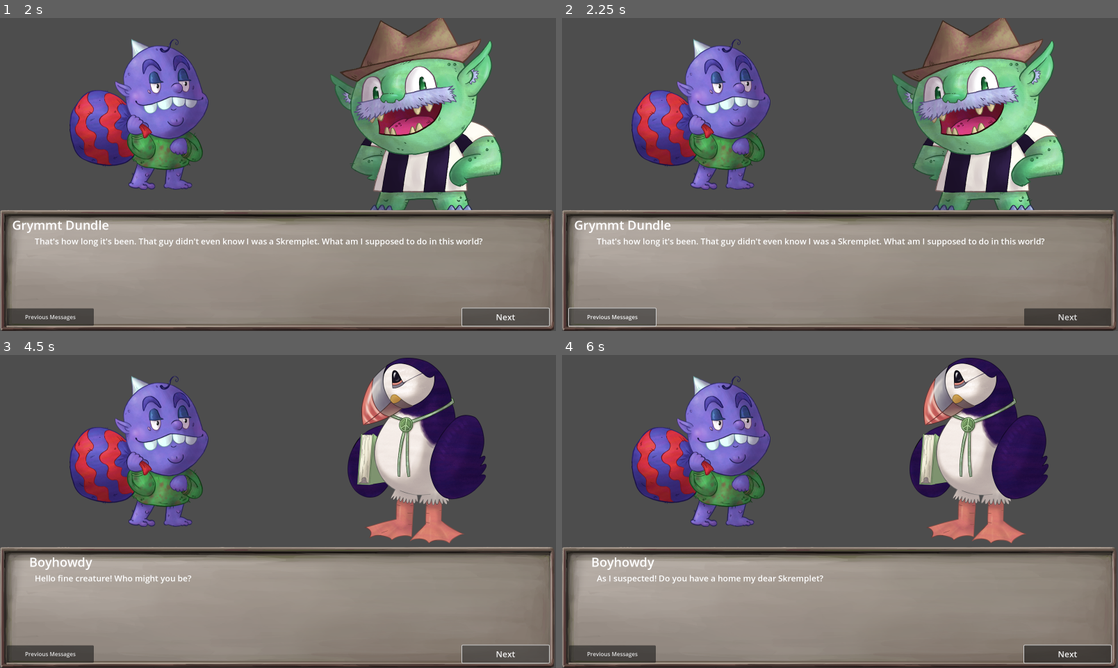
Above: before the commit, frames 1-4 (two rows, left to right).
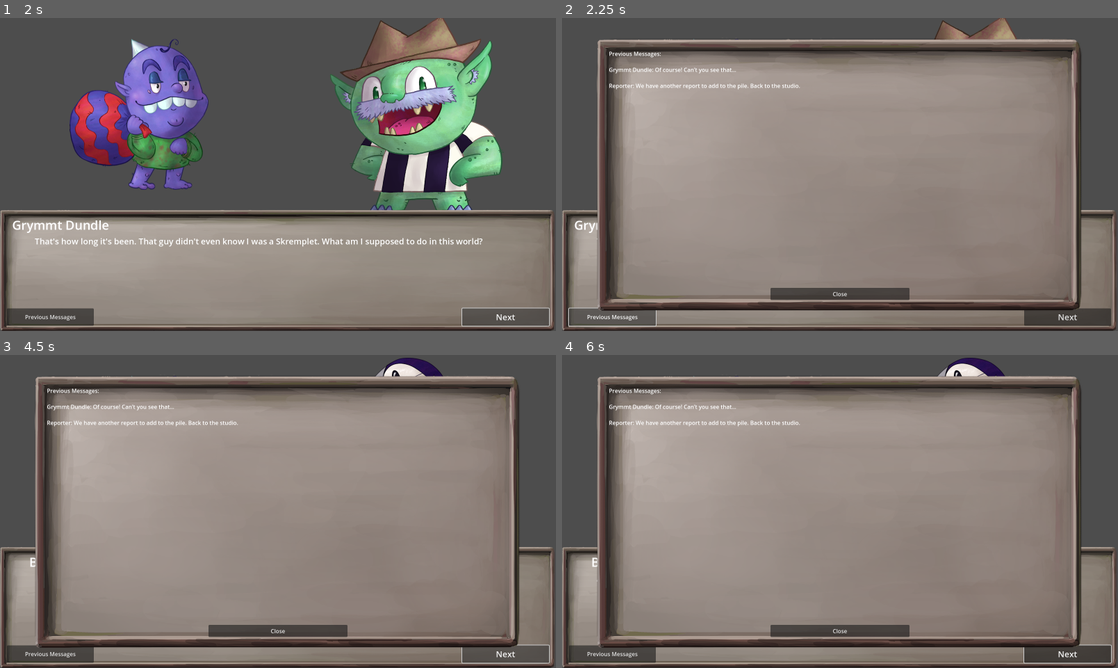
Above: after the commit, the same moments.

Repository: VincentBorchardt/Skremplets-Puzzle-Game-RPJ-2025
Game: Godot game, scene res://scenes/cutscenes/intro/intro_cutscene_yes.tscn
Same seed, same stepped clock (60 frames per second), same inputs: the game is played once before the commit and once after it. This scene is started directly instead of the project's main scene.
Inputs (mouse positions are in pixels of both pictures, inside the frame that each line leads up to):
- Up to frame 1 (2 s): click "Next" at 0.5 s; click "Next" at 1.25 s
- Up to frame 2 (2.25 s): click "Previous Messages" at 2 s
- Up to frame 3 (4.5 s): click "Previous Messages" at 2.75 s; click "Previous Messages" at 3.5 s; click "Next" at 4.25 s
- Up to frame 4 (6 s): tap Enter at 5 s; move the mouse to (962, 495) at 5.02 s; click (962, 495) at 5.17 s; tap Space at 5.75 s; move the mouse to (728, 527) at 5.77 s; click (728, 527) at 5.92 s

Frame 1 is identical in both runs. In frame 2, 55% of the frame differs, in the area x 6-94%, y 6-94%; in frame 3, 54%; in frame 4, 54%.
Error before the commit: Invalid access to property or key 'person_name' on a base object of type 'Resource (Character)'. (res://scripts/cutscenes/cutscene_ui.gd:38)

Commit message:
Lots of level setup prep
Made the function that sets up a level (and actually finished the story side), and also put all the pieces into a different global than Inventory to group things better.

Diff:
--- a/project.godot
+++ b/project.godot
@@ -18,6 +18,7 @@
 [autoload]
 
 Inventory="*res://scripts/inventory.gd"
+Pieces="*res://scripts/pieces_container.gd"
 
 [display]
 
--- a/resources/level_infos/test_scene_1.tres
+++ b/resources/level_infos/test_scene_1.tres
@@ -13,4 +13,5 @@
 piece_storage = Array[ExtResource("1_onvs2")]([ExtResource("2_id18k"), ExtResource("3_7fgvj"), ExtResource("4_y1aj6")])
 player_1_character = ExtResource("5_m563b")
 player_2_character = ExtResource("6_3yay7")
+is_story = false
 metadata/_custom_type_script = "uid://bdugcqlbg74xx"
--- a/resources/level_infos/test_scene_2.tres
+++ b/resources/level_infos/test_scene_2.tres
@@ -18,4 +18,5 @@
 piece_storage = Array[ExtResource("1_ifvr7")]([ExtResource("2_wqh0b"), ExtResource("3_mllih"), ExtResource("4_mgp0e"), ExtResource("5_cijvp"), ExtResource("6_o0p7h"), ExtResource("7_0n25p"), ExtResource("8_xxyvf"), ExtResource("9_mllih")])
 player_1_character = ExtResource("9_bsxux")
 player_2_character = ExtResource("10_el0po")
+is_story = false
 metadata/_custom_type_script = "uid://bdugcqlbg74xx"
--- a/resources/level_infos/test_scene_3.tres
+++ b/resources/level_infos/test_scene_3.tres
@@ -18,4 +18,5 @@
 piece_storage = Array[ExtResource("1_pyiyf")]([ExtResource("2_aoko6"), ExtResource("3_owt3p"), ExtResource("4_5frtk"), ExtResource("5_33ivk"), ExtResource("6_ycu52"), ExtResource("7_3xxlc"), ExtResource("8_mw0mv"), ExtResource("9_83mmo")])
 player_1_character = ExtResource("10_pyiyf")
 player_2_character = ExtResource("10_poq8f")
+is_story = false
 metadata/_custom_type_script = "uid://bdugcqlbg74xx"
--- a/scenes/cutscenes/cutscene_ui.tscn
+++ b/scenes/cutscenes/cutscene_ui.tscn
@@ -37,16 +37,16 @@
 texture = ExtResource("3_8n7pk")
 
 [node name="PreviousMessagesLabel" type="RichTextLabel" parent="PreviousMessagesPopup"]
-offset_left = 25.0
-offset_top = 25.0
-offset_right = 1375.0
-offset_bottom = 675.0
+offset_left = 35.0
+offset_top = 35.0
+offset_right = 1365.0
+offset_bottom = 665.0
 
 [node name="ClosePopupButton" type="Button" parent="PreviousMessagesPopup"]
 offset_left = 500.0
-offset_top = 732.0
+offset_top = 720.0
 offset_right = 900.0
-offset_bottom = 763.0
+offset_bottom = 755.0
 text = "Close"
 
 [connection signal="get_new_message" from="CutsceneMessageArea" to="." method="_on_cutscene_message_area_get_new_message"]
--- a/scenes/cutscenes/intro/intro_cutscene_warehouse.tscn
+++ b/scenes/cutscenes/intro/intro_cutscene_warehouse.tscn
@@ -1,7 +1,7 @@
 [gd_scene load_steps=12 format=3 uid="uid://cc3pu3y4yujb6"]
 
 [ext_resource type="Script" uid="uid://t8w2v1em8t33" path="res://scripts/cutscenes/cutscene.gd" id="1_kiwyq"]
-[ext_resource type="PackedScene" uid="uid://dnnsvntyopdo0" path="res://scenes/cutscenes/intro/generic_pregame.tscn" id="2_7x20x"]
+[ext_resource type="PackedScene" uid="uid://dnnsvntyopdo0" path="res://scenes/cutscenes/generic_pregame.tscn" id="2_7x20x"]
 [ext_resource type="Script" uid="uid://dnhu6g07egmm" path="res://scripts/cutscenes/message_queue.gd" id="2_8fgom"]
 [ext_resource type="Script" uid="uid://bq7h7sx2xfral" path="res://scripts/cutscenes/message.gd" id="3_2fnej"]
 [ext_resource type="PackedScene" uid="uid://hgb21nwch34j" path="res://scenes/cutscenes/cutscene_ui.tscn" id="3_k5wu6"]
--- a/scripts/cutscenes/cutscene_message_area.gd
+++ b/scripts/cutscenes/cutscene_message_area.gd
@@ -15,7 +15,6 @@
 	# the signal itself is fine
 	get_new_message.emit()
 
-# TODO Introduce the "Player" character special case (have it pull from Inventory)
 func display_new_message(message):
 	if current_message != null:
 		previous_messages.append(current_message)
--- a/scripts/cutscenes/cutscene_ui.gd
+++ b/scripts/cutscenes/cutscene_ui.gd
@@ -18,7 +18,6 @@
 func _on_cutscene_message_area_get_new_message():
 	get_new_message.emit()
 
-# TODO Introduce the "Player" character special case (have it pull from Inventory)
 # TODO find a way to have a "default" character image (without an extra dialog)
 func display_new_message(message):
 	#var picture
@@ -35,7 +34,7 @@
 func _on_cutscene_message_area_show_previous_messages(messages):
 	var message_string = "Previous Messages: \n \n"
 	for entry in messages:
-		message_string += entry.speaker.person_name + ": " + entry.message + "\n \n"
+		message_string += entry.speaker.name + ": " + entry.message + "\n \n"
 	previous_messages_label.text = message_string
 	previous_messages_popup.visible = true
 
--- a/scripts/inventory.gd
+++ b/scripts/inventory.gd
@@ -21,12 +21,29 @@
 Let’s meet our next competitors!"]
 
 var current_level_intro
+var tournament_rounds = 2
+
+# TODO move Type and PowerUpType to PiecesContainer; they make sense there
+enum Player {PLAYER_1, PLAYER_2, UNOWNED}
+enum AIPickingPattern {RANDOM, MOST, BIGGEST}
+enum AIPlacementPattern {RANDOM_MATCHING, ANTI_GARBAGE}
 
 func _ready() -> void:
 	current_level_intro = level_intros[current_level_number]
 
-enum Player {PLAYER_1, PLAYER_2, UNOWNED}
-enum Type {RED, BLUE, YELLOW, GREEN, PURPLE, GARBAGE, POWERUP, WILD, NONE}
-enum PowerUpType {NONE, GRYMMT, ORCHK_TWO, ORCHK_ONE, PASTORICHE}
-enum AIPickingPattern {RANDOM, MOST, BIGGEST}
-enum AIPlacementPattern {RANDOM_MATCHING, ANTI_GARBAGE}
+func set_up_story_level():
+	# Advance the level counter in the end-of-level before calling this
+	if current_level_number < tournament_rounds:
+		possible_opponents.remove(player_character)
+		var opp_index = randi() % possible_opponents.size()
+		opponent_character = possible_opponents[opp_index]
+		possible_opponents.remove(opponent_character)
+		var pieces = Pieces.level_pieces_array[current_level_number]
+		next_level_info = LevelInfoContainer.create_new_level_info(
+			player_character, opponent_character, pieces, true
+		)
+	else:
+		# TODO Set up the match with Boyhowdy
+		opponent_character = preload("res://resources/characters/boyhowdy.tres")
+		# TODO Currently empty
+		var pieces = Pieces.level_pieces_array[current_level_number]
--- /dev/null
+++ b/scripts/pieces_container.gd
@@ -0,0 +1,26 @@
+class_name PiecesContainer extends Node
+
+@onready var blue_four_t = load("res://resources/pieces/blue/blue_four_t.tres")
+@onready var blue_three_three_bag = load("res://resources/pieces/blue/blue_three_three_bag.tres")
+@onready var green_four_t = load("res://resources/pieces/green/green_four_t.tres")
+@onready var green_three_three_bottle = load("res://resources/pieces/green/green_three_three_bottle.tres")
+@onready var red_five_two_jug = load("res://resources/pieces/red/red_five_two_jug.tres")
+@onready var red_four_line = load("res://resources/pieces/red/red_four_line.tres")
+@onready var yellow_four_square = load("res://resources/pieces/yellow/yellow_four_square.tres")
+@onready var yellow_two_three_can = load("res://resources/pieces/yellow/yellow_two_three_can.tres")
+
+@onready var garbage_block = load("res://resources/pieces/garbage/garbage_block.tres")
+@onready var apple_power_up = load("res://resources/pieces/powerup/apple_power_up.tres")
+@onready var nightmare_power_up = load("res://resources/pieces/powerup/nightmare_power_up.tres")
+@onready var sound_at_one_powerup = load("res://resources/pieces/powerup/sound_at_one_power_up.tres")
+@onready var sound_at_two_powerup = load("res://resources/pieces/powerup/sound_at_two_power_up.tres")
+
+@onready var level_one_pieces = [blue_four_t.duplicate(), red_four_line.duplicate(), yellow_four_square.duplicate()]
+@onready var level_two_pieces = [blue_four_t.duplicate(), blue_three_three_bag.duplicate, green_four_t.duplicate(),
+green_three_three_bottle.duplicate(), red_four_line.duplicate(), red_five_two_jug.duplicate(),
+yellow_four_square.duplicate(), yellow_two_three_can.duplicate()]
+@onready var level_three_pieces = []
+@onready var level_pieces_array = [level_one_pieces, level_two_pieces, level_three_pieces]
+
+enum Type {RED, BLUE, YELLOW, GREEN, PURPLE, GARBAGE, POWERUP, WILD, NONE}
+enum PowerUpType {NONE, GRYMMT, ORCHK_TWO, ORCHK_ONE, PASTORICHE}
--- a/scripts/play_areas/base_play_area.gd
+++ b/scripts/play_areas/base_play_area.gd
@@ -25,7 +25,7 @@
 				$CharacterPortrait.texture = new_character.player_2_portrait
 				$CharacterPortrait.position = new_character.player_2_position
 
-var garbage_piece = preload("res://resources/pieces/garbage/garbage_block.tres").duplicate()
+var garbage_piece = Pieces.garbage_block.duplicate()
 
 
 @export var grid_owner: Inventory.Player
@@ -78,13 +78,13 @@
 	var powerup
 	match character:
 		preload("res://resources/characters/grymmt_dundle.tres"):
-			powerup = preload("res://resources/pieces/powerup/apple_power_up.tres").duplicate()
+			powerup = Pieces.apple_power_up.duplicate()
 			$PlayGrid.place_multiple_pieces(powerup, 2)
 		preload("res://resources/characters/orchk.tres"):
-			powerup = preload("res://resources/pieces/powerup/sound_at_two_power_up.tres")
+			powerup = Pieces.sound_at_two_powerup.duplicate()
 			send_pieces.emit(powerup, 2, grid_owner)
 		preload("res://resources/characters/pastoriche.tres"):
-			powerup = preload("res://resources/pieces/powerup/nightmare_power_up.tres")
+			powerup = Pieces.nightmare_power_up.duplicate()
 			send_pieces.emit(powerup, 1, grid_owner)
 		_:
 			print("currently not implemented")
@@ -93,7 +93,7 @@
 	# TODO this will do things when you clear powerups
 	for piece in pieces:
 		match piece.power_up_type:
-			Inventory.PowerUpType.GRYMMT:
+			Pieces.PowerUpType.GRYMMT:
 				send_pieces.emit(garbage_piece.duplicate(), 2, grid_owner)
 				$PowerUpBar.add_to_bar(3)
 			_:
--- a/scripts/play_areas/grid.gd
+++ b/scripts/play_areas/grid.gd
@@ -114,7 +114,7 @@
 	var pieces_to_clear = []
 	for piece in pieces_to_check:
 		match piece.power_up_type:
-			Inventory.PowerUpType.ORCHK_TWO:
+			Pieces.PowerUpType.ORCHK_TWO:
 				var location = piece.root_point_location
 				piece_list.remove_pieces([piece])
 				for node in spaces_list:
@@ -142,7 +142,7 @@
 func spread_nightmare():
 	var nightmare_pieces = []
 	for piece in piece_list.get_pieces():
-		if piece.power_up_type == Inventory.PowerUpType.PASTORICHE:
+		if piece.power_up_type == Pieces.PowerUpType.PASTORICHE:
 			nightmare_pieces.append(piece.duplicate())
 	if not nightmare_pieces.is_empty():
 		nightmare_pieces.shuffle()
--- a/scripts/resources/level_info_container.gd
+++ b/scripts/resources/level_info_container.gd
@@ -3,3 +3,12 @@
 @export var piece_storage: Array[Piece]
 @export var player_1_character: Character
 @export var player_2_character: Character
+@export var is_story: bool
+
+static func create_new_level_info(player, opponent, pieces, story):
+	var level_info = new()
+	level_info.player_1_character = player
+	level_info.player_2_character = opponent
+	level_info.piece_storage = pieces
+	level_info.is_story = story
+	return level_info
--- a/scripts/resources/piece.gd
+++ b/scripts/resources/piece.gd
@@ -7,14 +7,14 @@
 @export var x_length: int
 @export var y_length: int
 @export var image: Texture2D
-@export var type: Inventory.Type
-@export var power_up_type: Inventory.PowerUpType
+@export var type: Pieces.Type
+@export var power_up_type: Pieces.PowerUpType
 @export var translation: Vector2
 # currently in radians (so 90 degrees = TAU/4),
 @export var rotation: float
 
 func is_special_touching(piece2):
-	if piece2.type == Inventory.Type.GARBAGE or piece2.type == Inventory.Type.POWERUP:
+	if piece2.type == Pieces.Type.GARBAGE or piece2.type == Pieces.Type.POWERUP:
 		for point1 in self.secondary_points:
 			for point2 in piece2.secondary_points:
 				var x_dist = abs(point1.x - point2.x)
@@ -24,7 +24,7 @@
 	return false
 
 func is_touching(piece2):
-	if self == piece2 or ((self.type != piece2.type) and piece2.type != Inventory.Type.WILD):
+	if self == piece2 or ((self.type != piece2.type) and piece2.type != Pieces.Type.WILD):
 		return false
 	else:
 		for point1 in self.secondary_points:
@@ -69,7 +69,7 @@
 	rotate(-(rotation))
 
 func should_not_be_matched():
-	return (type == Inventory.Type.WILD or type == Inventory.Type.GARBAGE or type == Inventory.Type.POWERUP)
+	return (type == Pieces.Type.WILD or type == Pieces.Type.GARBAGE or type == Pieces.Type.POWERUP)
 
 func min_length():
 	return min(x_length, y_length)
--- a/scripts/resources/piece_list.gd
+++ b/scripts/resources/piece_list.gd
@@ -21,7 +21,7 @@
 
 func has_only_special():
 	for piece in list.keys():
-		if piece.type != Inventory.Type.GARBAGE and piece.type != Inventory.Type.POWERUP:
+		if piece.type != Pieces.Type.GARBAGE and piece.type != Pieces.Type.POWERUP:
 			return false
 	return true
 
@@ -50,7 +50,7 @@
 func get_special_touching_pieces(clearing_pieces):
 	var special_to_be_cleared = []
 	for piece1 in list:
-		if piece1.type == Inventory.Type.GARBAGE or piece1.type == Inventory.Type.POWERUP:
+		if piece1.type == Pieces.Type.GARBAGE or piece1.type == Pieces.Type.POWERUP:
 			for piece2 in clearing_pieces:
 				if piece2.is_special_touching(piece1):
 					special_to_be_cleared.append(piece1)
Renamed: scenes/cutscenes/intro/cutscene_template.tscn -> scenes/cutscenes/cutscene_template.tscn
Renamed: scenes/cutscenes/intro/generic_pregame.tscn -> scenes/cutscenes/generic_pregame.tscn
Not shown, added: scripts/pieces_container.gd.uid
